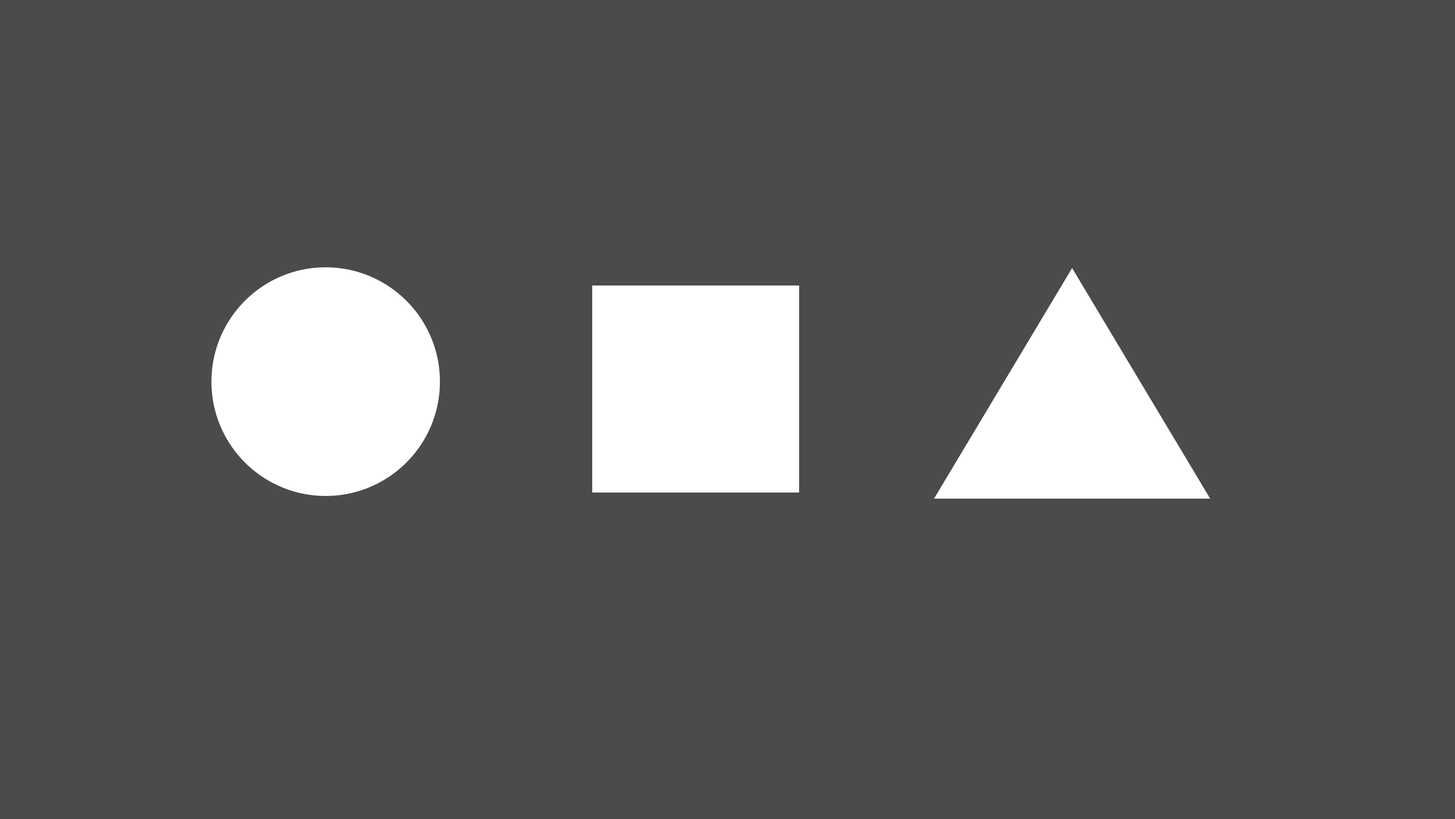
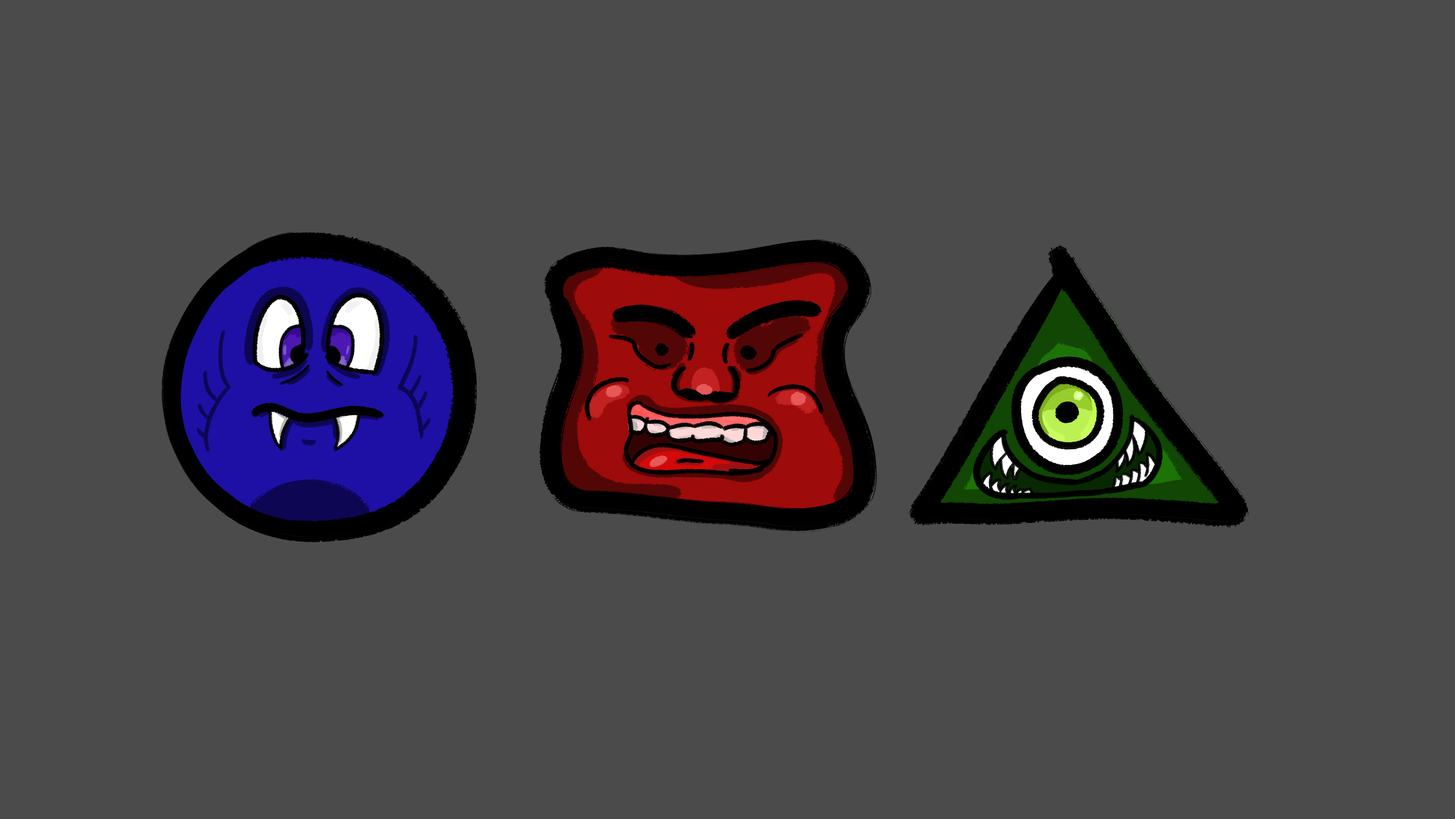
Layer changes from the first 1455 x 819 image to the second:
painted on "Triangle" over left=908, top=244, right=1249, bottom=528
painted on "Square" over left=538, top=239, right=877, bottom=533
painted on "Circle" over left=161, top=231, right=478, bottom=543
